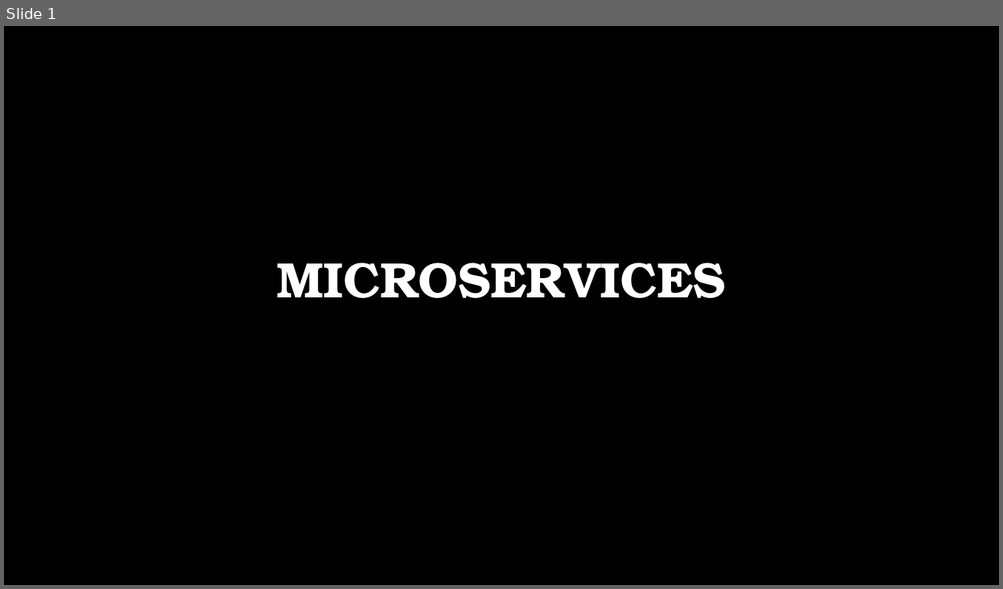
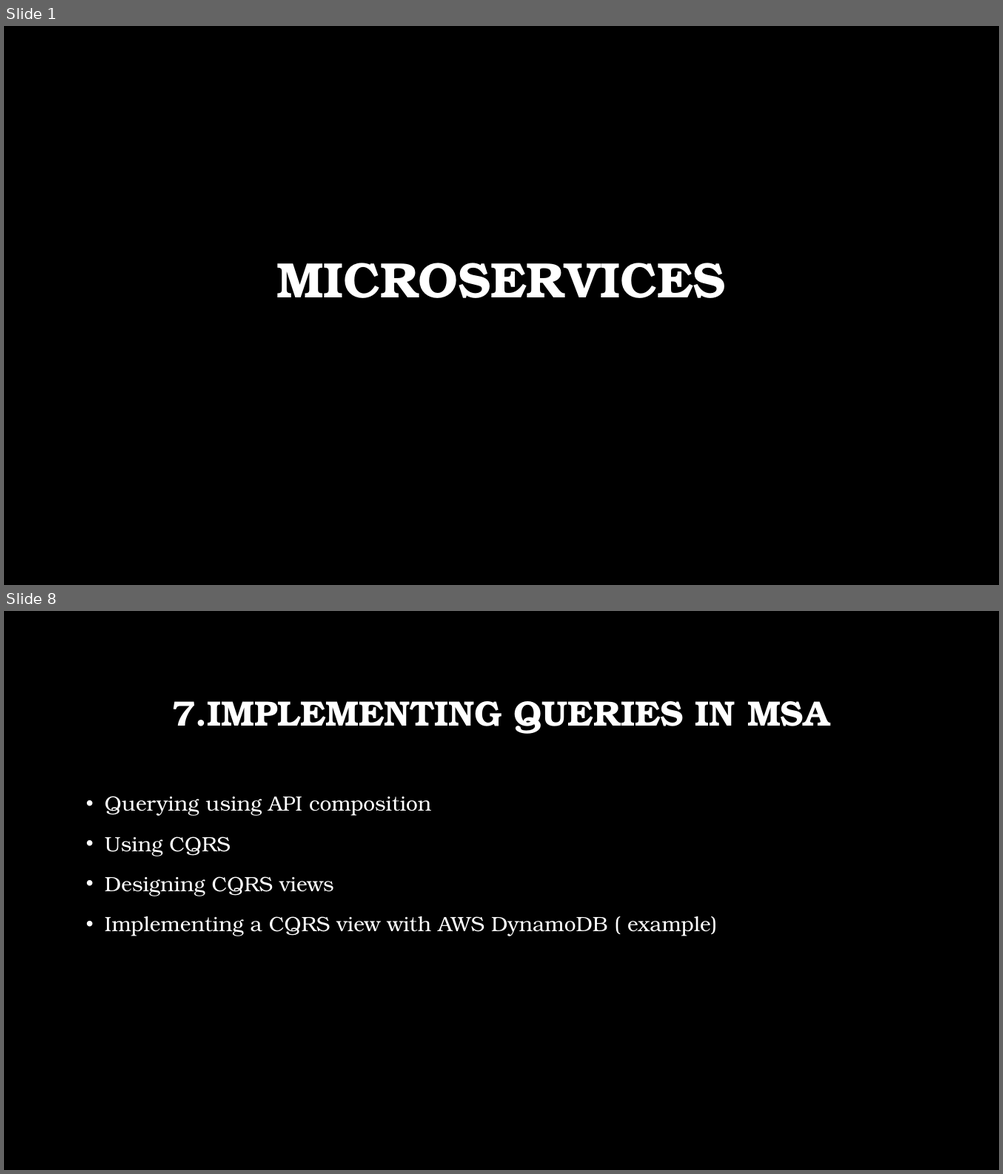
Before and after one commit to BharadwajMamidisetti/m5s8, a slide deck: docs/presentations/Microservices.pptx. Shown one above the other, each under a label of ours: slide 1 before the commit, slides 1 and 8 after it; the slides between them are not shown. The pictures are 1003x589 and 1003x1174 pixels, drawn with LibreOffice and Linux fonts; fonts in the diff are those of the drawing; background and template pictures are left out. Boxes give left, top, right and bottom in pixels: in the first picture for what was removed or moved away, otherwise in the second. Text is boxed around its words. In the diff, an @@ line names an element or a change of style, - is before the commit and + after.

```diff
--- a/docs/presentations/Microservices.pptx
+++ b/docs/presentations/Microservices.pptx
@@ slide 8 added at <box>4,611,999,1170</box>, background picture (left out) @@
@@ title added at <box>172,701,829,734</box>, 34 pt, text #FFFFFF, bold @@
+7.IMPLEMENTING QUERIES IN MSA
@@ text added at <box>105,796,717,937</box>, 20 pt, text #FFFFFF @@
+• Querying using API composition
+• Using CQRS
+• Designing CQRS views
+• Implementing a CQRS view with AWS DynamoDB ( example)
```
Also in this commit, not shown: 5 slides changed, 11 other slides added.
